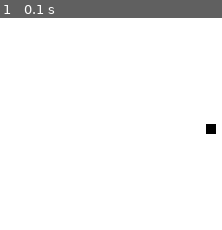
Above: before the commit, frame 1.
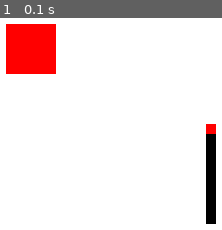
Above: after the commit, the same moment.

Repository: jorgii/pygametut
Game: pygame game, started from pygametut.py
Same seed, same stepped clock (60 frames per second), same inputs: the game is played once before the commit and once after it.
Inputs:
- Up to frame 1 (0.1 s): no input

The runs differ from the first frame. In frame 1, 7.4% of the frame differs, in the area x 2-98%, y 2-98%.

Commit message:
use fill to draw rectangle (fill can be gpu accelerated)

Diff:
--- a/pygametut.py
+++ b/pygametut.py
@@ -16,7 +16,10 @@
         if event.type == pygame.QUIT:
             game_exit = True
     game_display.fill(white)
-    pygame.draw.rect(game_display, black, [400, 300, 10, 10])
+    pygame.draw.rect(game_display, black, [400, 300, 10, 100])
+    pygame.draw.rect(game_display, red, [400, 300, 10, 10])
+
+    game_display.fill(red, rect=[200, 200, 50, 50])
     pygame.display.update()
 pygame.quit()
 quit()
